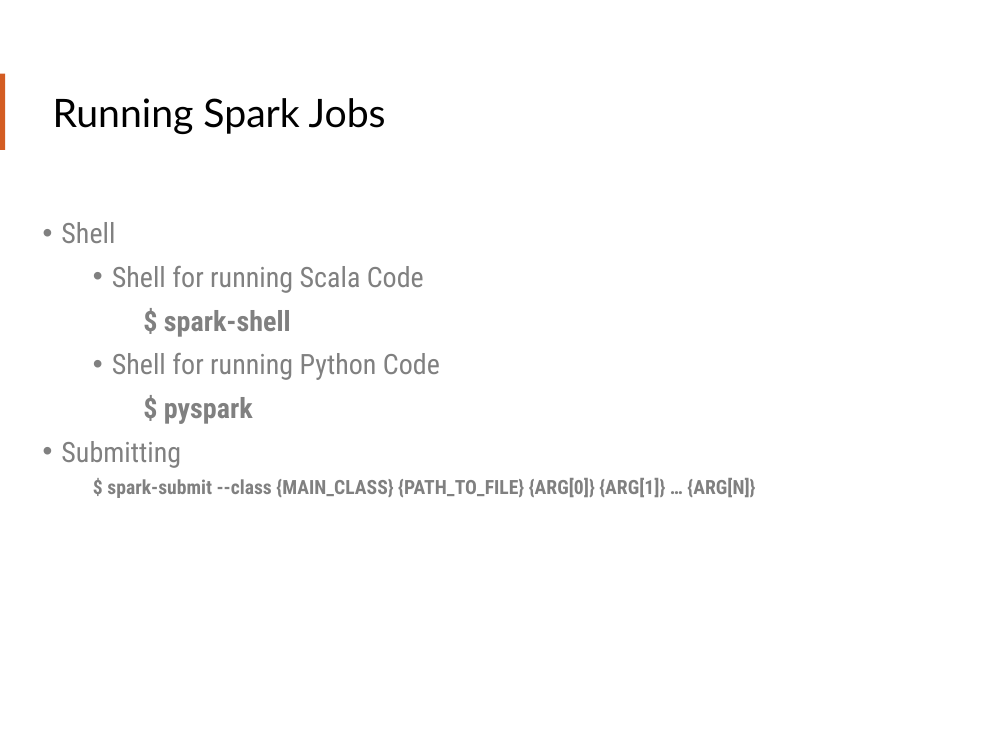
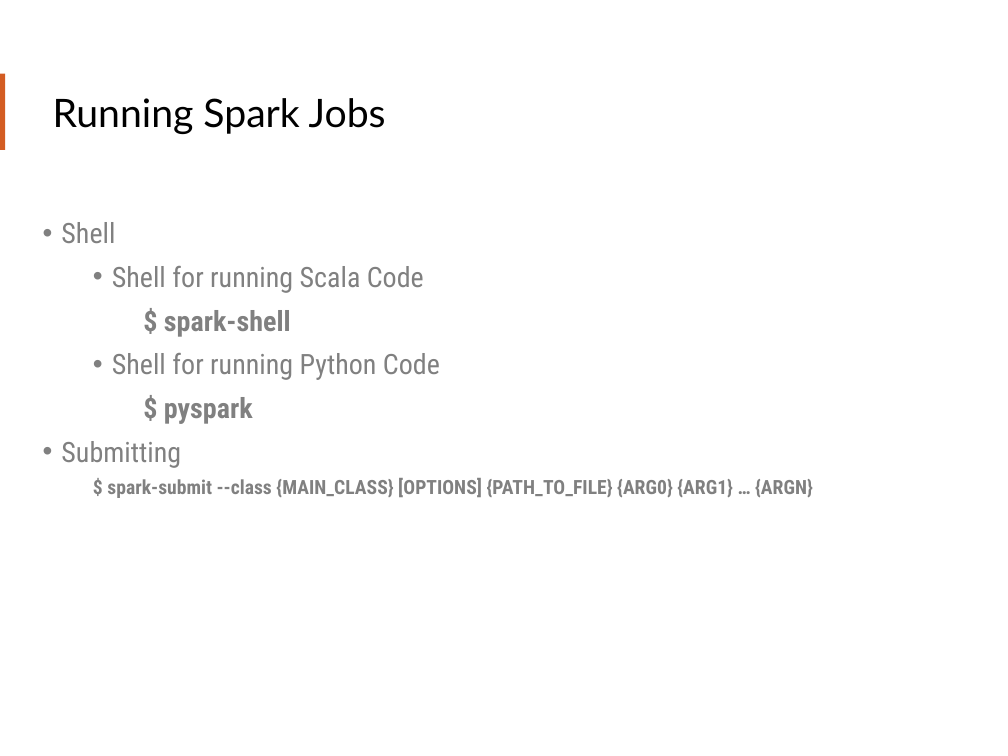
Before and after one commit to teamclairvoyant/intro-to-spark, a slide deck: slide 23 of Intro to Apache Spark Slides.pptx. Drawn at 1008x756 pixels with LibreOffice and Linux fonts; fonts in the diff are those of the drawing. Boxes give left, top, right and bottom in pixels: in the first picture for what was removed or moved away, otherwise in the second. Text is boxed around its words. In the diff, an @@ line names an element or a change of style, - is before the commit and + after.

```diff
--- a/Intro to Apache Spark Slides.pptx
+++ b/Intro to Apache Spark Slides.pptx
@@ text at (107, 478, 813, 498): text changed @@
-  $ spark-submit --class {MAIN_CLASS} {PATH_TO_FILE} {ARG[0]} {ARG[1]} … {ARG[N]}
+  $ spark-submit --class {MAIN_CLASS} [OPTIONS] {PATH_TO_FILE} {ARG0} {ARG1} … {ARGN}
```
Also in this commit, not shown: 20 other slides changed, 3 slides added, 1 slide removed.
